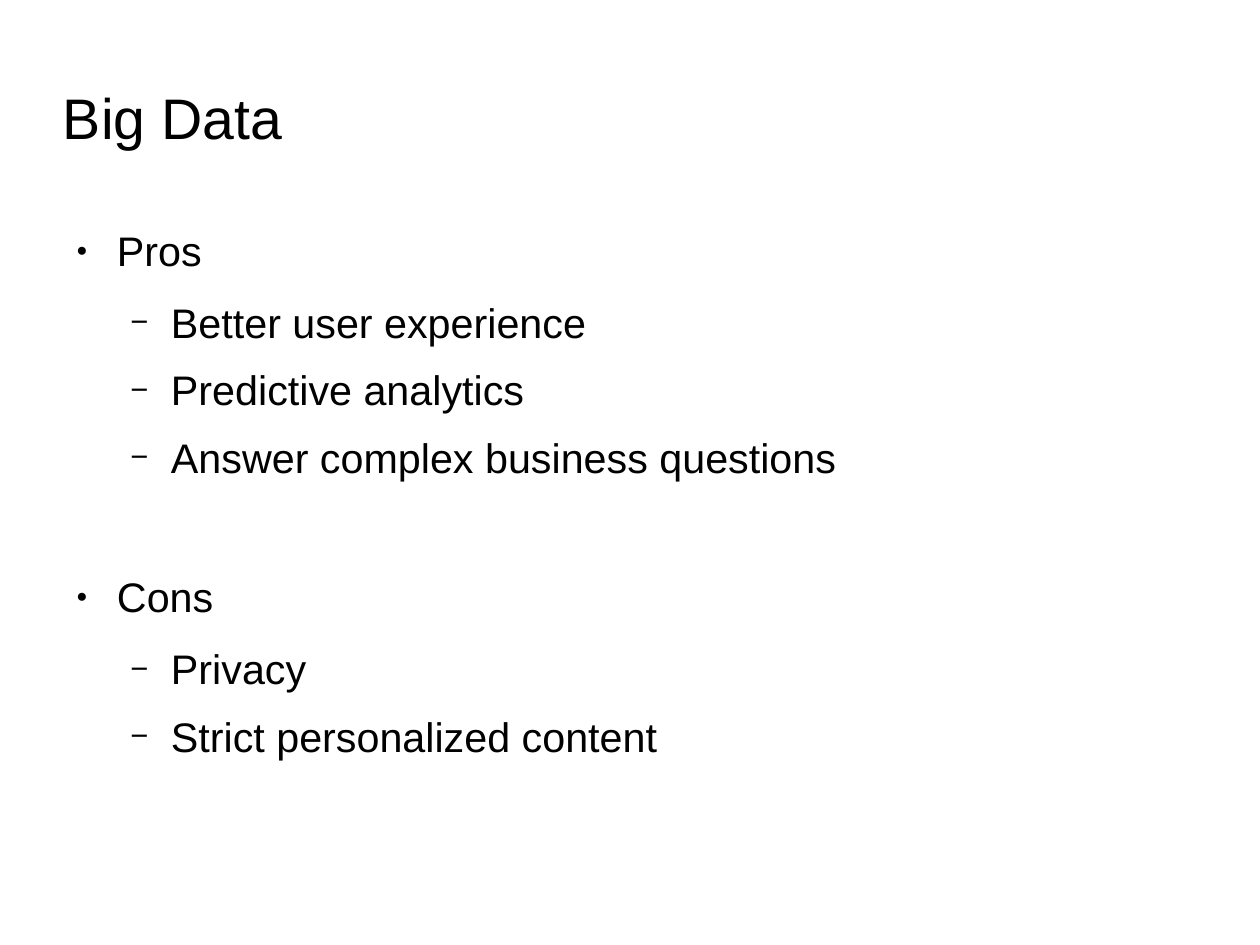
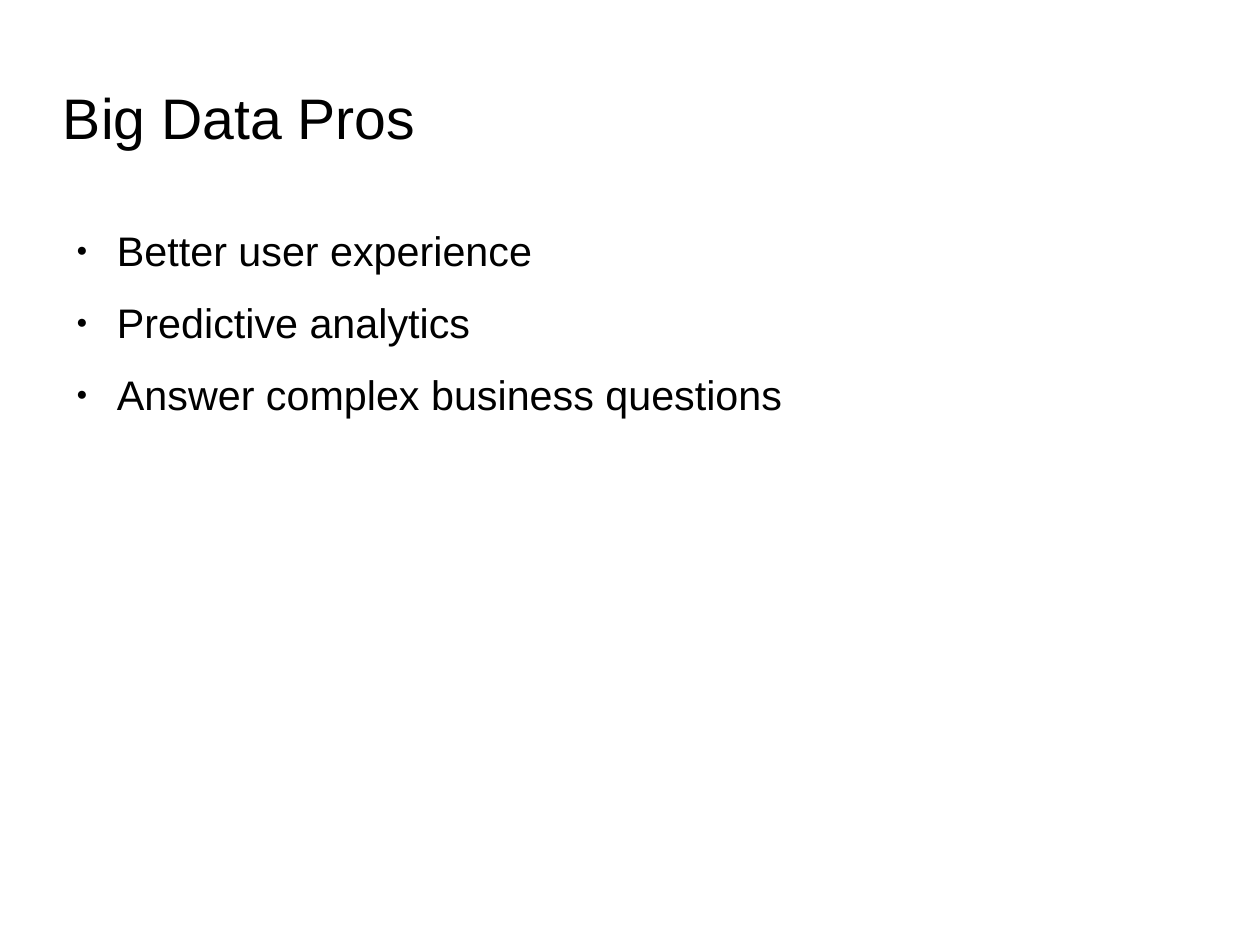
Before and after one commit to qiozas/Documents, a slide deck: slide 6 of fosscomm-2016/Big Data Streaming - FOSSCOMM 2016.odp. Drawn at 1260x945 pixels with LibreOffice and Linux fonts; fonts in the diff are those of the drawing; background and template pictures are left out. Boxes give left, top, right and bottom in pixels: in the first picture for what was removed or moved away, otherwise in the second. Text is boxed around its words. In the diff, an @@ line names an element or a change of style, - is before the commit and + after.

```diff
--- a/fosscomm-2016/Big Data Streaming - FOSSCOMM 2016.odp
+++ b/fosscomm-2016/Big Data Streaming - FOSSCOMM 2016.odp
@@ title at [63, 97, 415, 150]: text changed @@
-Big Data
+Big Data Pros
@@ text "Better user experience" at [117, 236, 782, 418]: bullet − to ●; list level 2 to 1 in "Better user experience"; list level 2 to 1 in "Predictive analytics"; list level 2 to 1 in "Answer complex business questions" @@
@@ text at [117, 237, 202, 267]: paragraph removed @@
-● Pros
@@ text at [117, 583, 657, 760]: paragraphs removed @@
-● Cons
-  − Privacy
-  − Strict personalized content
```
Also in this commit, not shown: 4 other slides changed, 2 slides added, 1 other file.
